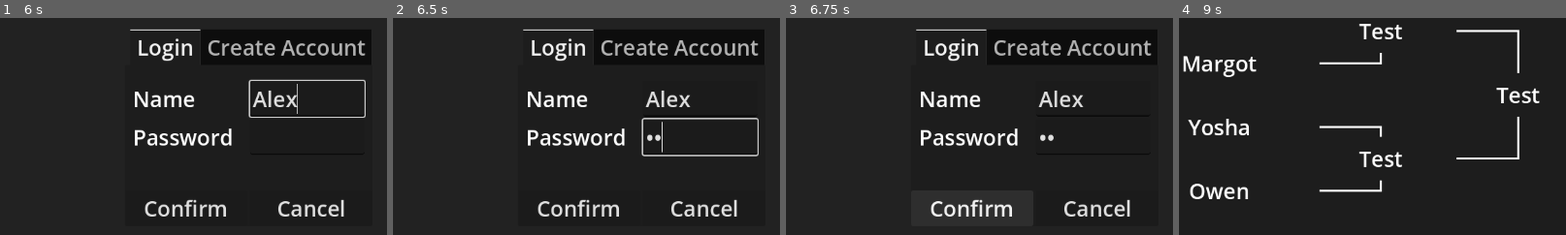
Above: before the commit, frames 1-4 (left to right).
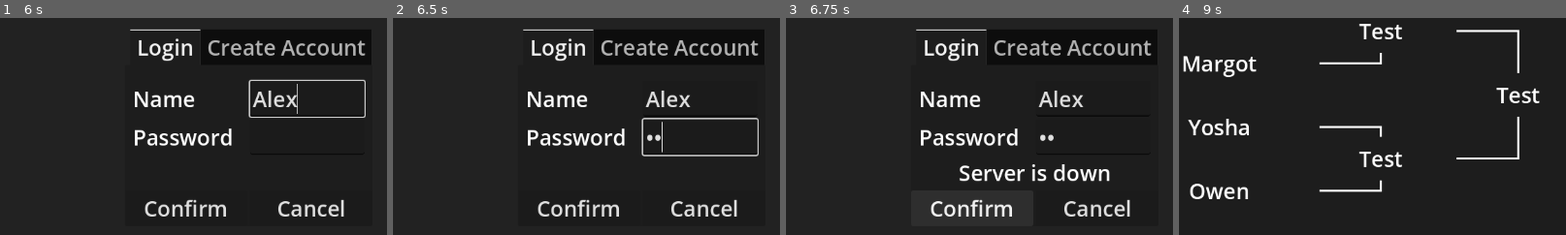
Above: after the commit, the same moments.

Repository: ibe-denaux/TekkenTournamentManager
Game: Godot game, scene res://scenes/home.tscn
Two runs of this game, one before a commit and one after it. Both use one fixed random seed, a clock stepped at 60 frames per second and the inputs below. The engine's default icon, where the game draws it, is replaced by a stand-in: a white triangle on a blue panel in a dark square.
Inputs (mouse positions are % of the whole screen's width and height, from its top left):
- Up to frame 1 (6 s): click "Home" at 0.5 s; click "Register" at 1.25 s; click "Choose Fighter" at 2 s; click "Gamble" at 2.75 s; click "Shop" at 3.5 s; click "Rankings" at 4.25 s; click "Login" at 5 s; click (68, 44) at 5.77 s; type "Alex" at 5.85 s
- Up to frame 2 (6.5 s): click (68, 53) at 6 s; type "12" at 6.08 s
- Up to frame 3 (6.75 s): click "Confirm" at 6.5 s
- Up to frame 4 (9 s): click "Confirm" at 7.25 s; click "Logout" at 8 s; click "Home" at 8.75 s
The pictures show only the part of the screen within x 28-78%, y 25-75%; the shares and areas given below are measured in that part.

Frames 1-2 are identical in both runs. In frame 3, 1.3% of the frame differs, in the area x 44-84%, y 67-76%; in frame 4, nothing differs.

Commit message:
Add app to repo

Diff:
--- a/project/globals/NetworkUtil.gd
+++ b/project/globals/NetworkUtil.gd
@@ -8,7 +8,7 @@
 	set(value):
 		user_name = value
 		set_user_name(value)
-var server_address: String = "https://ibedenaux.pythonanywhere.com"
+var server_address: String = "http://127.0.0.1:5000"
 var logged_in: bool = false
 
 var server_ok_response: String = "ok"
@@ -72,11 +72,14 @@
 
 
 func _send_request(route: String = "/", method: HTTPClient.Method = HTTPClient.Method.METHOD_GET, data: String = "") -> String:
-	var result = _http_request.request(NetworkUtil.server_address + route, ["Content-Type: application/json"], method, data)
+	var headers = ["Content-Type: application/json", "Access-Control-Allow-Methods: POST, GET, OPTIONS"]
+	var result = _http_request.request(server_address + route, headers, method, data)
 	if result == ERR_BUSY:
 		return "Server is busy"
 	if result == ERR_CANT_CONNECT:
 		return "Server is down"
+	if result != OK:
+		return "Server error"
 	var response: Array = await _http_request.request_completed
 	if response.size() > 3:
 		var json = JSON.parse_string(response[3].get_string_from_utf8())
--- a/project/scenes/login_menu.tscn
+++ b/project/scenes/login_menu.tscn
@@ -34,6 +34,7 @@
 
 [node name="HTTPRequest" type="HTTPRequest" parent="." unique_id=1798195122]
 
+[connection signal="tab_changed" from="TabContainer" to="." method="_on_tab_container_tab_changed"]
 [connection signal="pressed" from="TabContainer/LoginContainer/HBoxContainer/ConfirmButton" to="." method="_on_login_confirm_button_pressed"]
 [connection signal="pressed" from="TabContainer/LoginContainer/HBoxContainer/CancelButton" to="." method="_on_login_cancel_button_pressed"]
 [connection signal="pressed" from="TabContainer/CreateAccountContainer/HBoxContainer/ConfirmButton" to="." method="_on_create_account_confirm_button_pressed"]
--- a/project/scripts/login_menu.gd
+++ b/project/scripts/login_menu.gd
@@ -15,6 +15,12 @@
 var create_account_response_label: Label
 @export
 var http_request: HTTPRequest
+
+
+func _ready() -> void:
+	var user_name: String = NetworkUtil.get_user_name()
+	if user_name:
+		login_name_line_edit.text = user_name
 
 
 func _on_login_confirm_button_pressed() -> void:
@@ -39,3 +45,8 @@
 
 func _on_create_account_cancel_button_pressed() -> void:
 	hide()
+
+
+func _on_tab_container_tab_changed(_tab: int) -> void:
+	login_response_label.text = ""
+	create_account_response_label.text = ""
Not shown, changed: project/export_presets.cfg
Not shown, changed: .gitignore
Not shown, added: server/app.py
